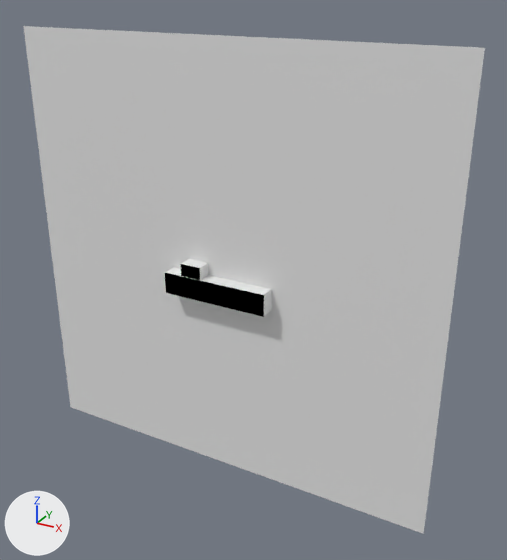
The Blender file ToTheSurface/Data/Ship/Ship.blend as it was, and as the next commit left it.
Before and after are seen from a camera (50 mm lens) standing at (149.0, -237.0, 123.0) and looking at (14.0, 8.0, 0.0). Lighting does not change. The marker at lower left points along +X, +Y and +Z.
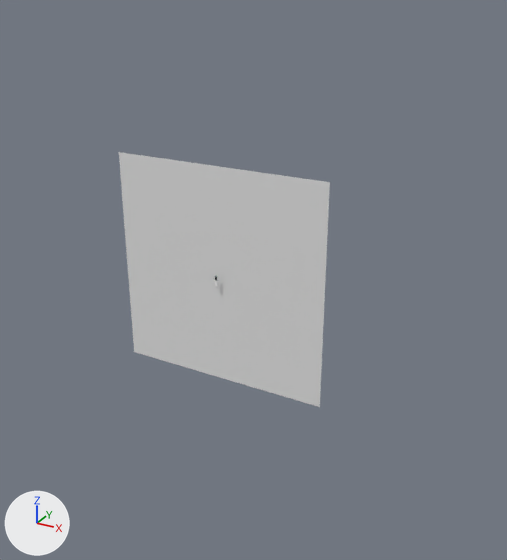
Where the newer file only moved an object's origin or applied its transform, the numbers keep the older frame.

Boxes (x1, y1, x2, y2) around the edits, measured in the pictures (507 x 560 px):
```json
{"object": "Plane", "change": "reshaped", "before": [23, 26, 485, 534], "after": [119, 152, 330, 407], "on screen": "54% narrower, 50% shorter"}
{"object": "Cube", "change": "hidden", "before": [165, 267, 272, 317]}
{"object": "Cube.001", "change": "hidden", "before": [181, 259, 208, 280]}
```

Edits to the scene script, one JSON object a line:
```json
{"block": "me_plane_001", "where": "me_plane_001.from_pydata(...)  # 4 vertices, 1 face; spans x -1.0..1.0, y -1.0..1.0, z 0.0"}
{"block": "me_plane_001", "where": "# used by ob_plane; location = (0.0, 4.0, 0.5); rotation_euler = (1.571, 0.0, 0.0), in degrees (90, 0, 0); scale = (100.0, 100.0, 100.0)"}
{"block": "me_plane_001", "change": "me_plane_001 part 1"}
{"op": "set", "path": "me_plane_001.vertices[0].co", "old": "(-1.0, -1.0, 0.0)", "new": "(-0.5, -0.5, 0.02)", "note": "pixel (70, 407) -> pixel (134, 352)"}
{"op": "set", "path": "me_plane_001.vertices[1].co", "old": "(1.0, -1.0, 0.0)", "new": "(0.5, -0.5, 0.02)", "note": "pixel (423, 534) -> pixel (319, 407)"}
{"op": "set", "path": "me_plane_001.vertices[2].co", "old": "(-1.0, 1.0, 0.0)", "new": "(-0.5, 0.5, 0.02)", "note": "pixel (23, 25) -> pixel (118, 152)"}
{"op": "set", "path": "me_plane_001.vertices[3].co", "old": "(1.0, 1.0, 0.0)", "new": "(0.5, 0.5, 0.02)", "note": "pixel (484, 47) -> pixel (329, 182)"}
{"op": "add", "block": "ob_cube_001", "code": "ob_cube_001.hide_set(True)  # its collection is switched off"}
{"op": "add", "block": "ob_cube", "code": "ob_cube.hide_set(True)  # its collection is switched off"}
```
